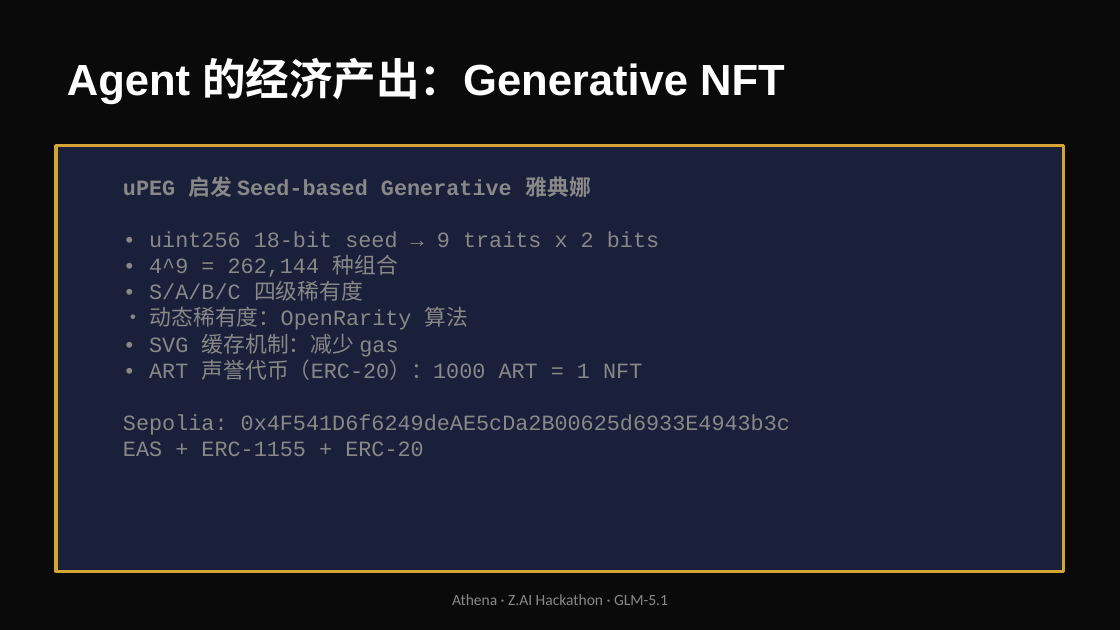
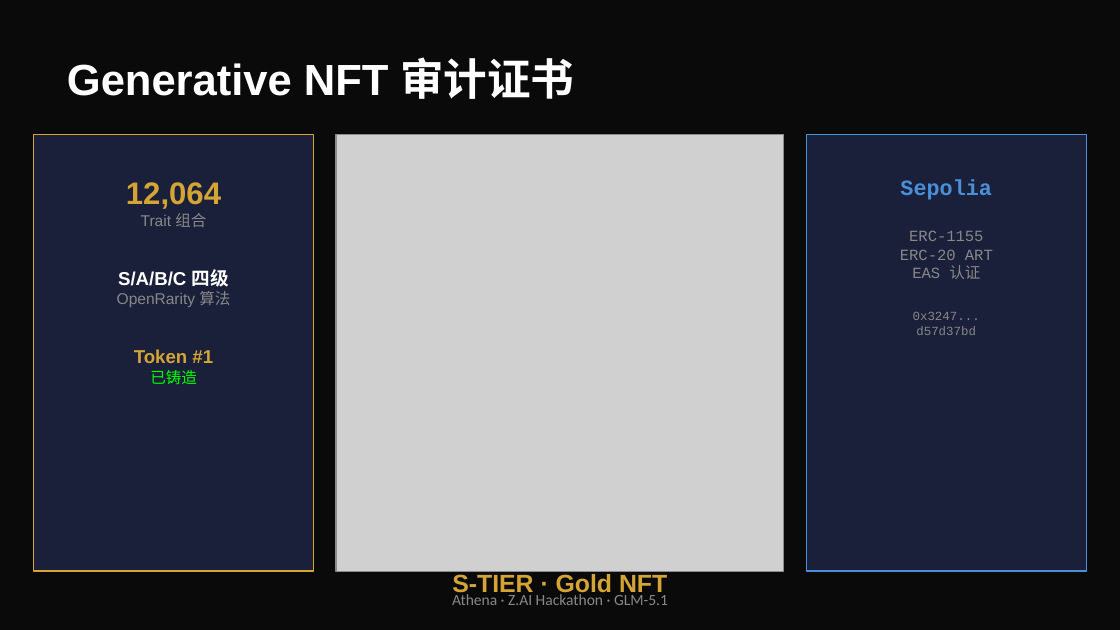
Before and after one commit to tiyadegure/Athena, a slide deck: slide 8 of ppt-assets/Athena-Hackathon.pptx. Drawn at 1120x630 pixels with LibreOffice and Linux fonts; fonts in the diff are those of the drawing; grey boxes stand for pictures. Boxes give left, top, right and bottom in pixels: in the first picture for what was removed or moved away, otherwise in the second. Text is boxed around its words. In the diff, an @@ line names an element or a change of style, - is before the commit and + after.

Commit message:
feat: generate PPT with real v8 artifacts + images
- Slide 1: brand avatar (Greek warrior Athena)
- Slide 7: real report data (5 findings, score 2/10, EAS UID)
- Slide 8: S-TIER NFT image + 12,064 combinations
- SVG charts converted to PNG for embedding
- 2.9MB PPTX with Midnight Executive theme

```diff
--- a/ppt-assets/Athena-Hackathon.pptx
+++ b/ppt-assets/Athena-Hackathon.pptx
@@ text at (67,57,575,99): text changed @@
-Agent 的经济产出：Generative NFT
+Generative NFT 审计证书
@@ rectangle added at (34,134,314,571), fill #1A1F3A, outline #D4A535 1 pt @@
@@ rectangle removed at (56,146,1064,571) @@
@@ picture added at (336,134,784,571) @@
@@ rectangle added at (806,134,1086,571), fill #1A1F3A, outline #4A90D9 1 pt @@
@@ text removed at (123,176,790,456) @@
-uPEG 启发 Seed-based Generative 雅典娜
-• uint256 18-bit seed → 9 traits x 2 bits
-• 4^9 = 262,144 种组合
-• S/A/B/C 四级稀有度
-• 动态稀有度：OpenRarity 算法
-• SVG 缓存机制：减少 gas
-• ART 声誉代币（ERC-20）：1000 ART = 1 NFT
-Sepolia: 0x4F541D6f6249deAE5cDa2B00625d6933E4943b3c
-EAS + ERC-1155 + ERC-20
@@ text added at (900,179,993,335), 10 pt, text #888888 @@
+Sepolia
+ERC-1155
+ERC-20 ART
+EAS 认证
+0x3247...
+d57d37bd
@@ text added at (117,182,230,385), 10 pt, text #888888, bold @@
+12,064
+Trait 组合
+S/A/B/C 四级
+OpenRarity 算法
+Token #1
+已铸造
@@ text added at (452,574,667,598), 16 pt, text #D4A535, bold @@
+S-TIER · Gold NFT
```
Also in this commit, not shown: 2 other slides changed, 3 other files.
